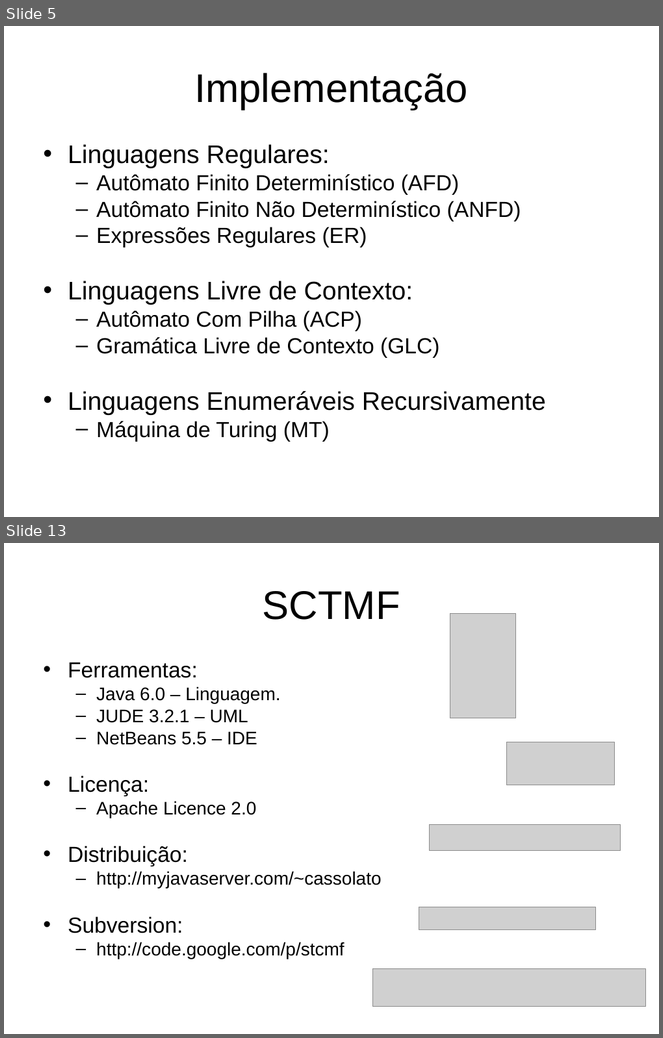
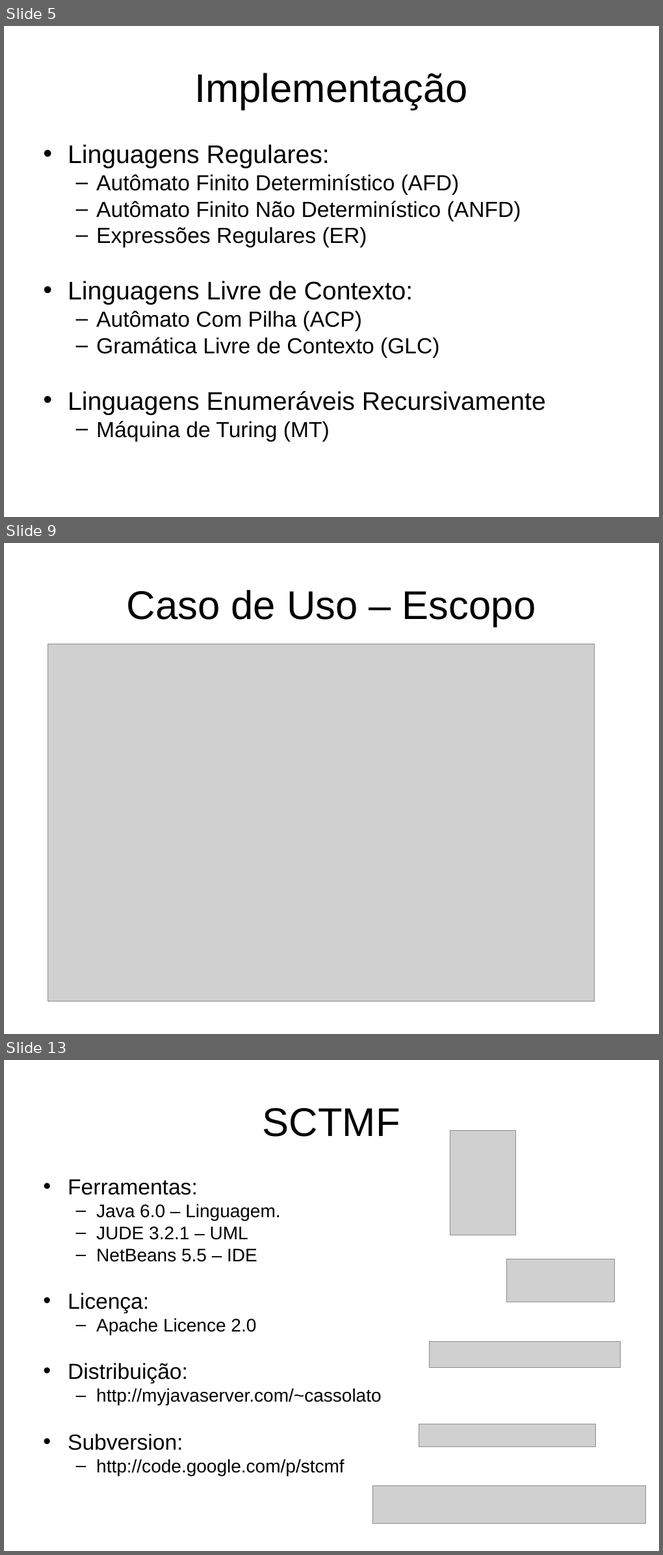
Before and after one commit to eduardoabreubg/sctmf, a slide deck: trunk/sctmf/documentation/Apresentação.ppt. Shown one above the other, each under a label of ours: slides 5 and 13 before the commit, slides 5, 9 and 13 after it; the slides between them are not shown. The pictures are 663x1038 and 663x1555 pixels, drawn with LibreOffice and Linux fonts; fonts in the diff are those of the drawing; grey boxes stand for pictures. Boxes give left, top, right and bottom in pixels: in the first picture for what was removed or moved away, otherwise in the second. Text is boxed around its words. In the diff, an @@ line names an element or a change of style, - is before the commit and + after.

```diff
--- a/trunk/sctmf/documentation/Apresentação.ppt
+++ b/trunk/sctmf/documentation/Apresentação.ppt
@@ slide 9 added at (4,543,659,1034), background #FFFFFF @@
@@ title added at (127,590,536,627), 44 pt, text #000000 @@
+Caso de Uso – Escopo
@@ picture added at (48,644,595,1002) @@
```
Also in this commit, not shown: 6 slides changed, 2 other slides added, 3 slides removed, 2 other files.
